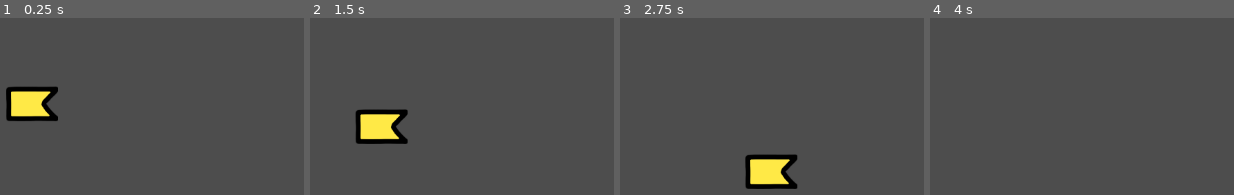
Above: before the commit, frames 1-4 (left to right).
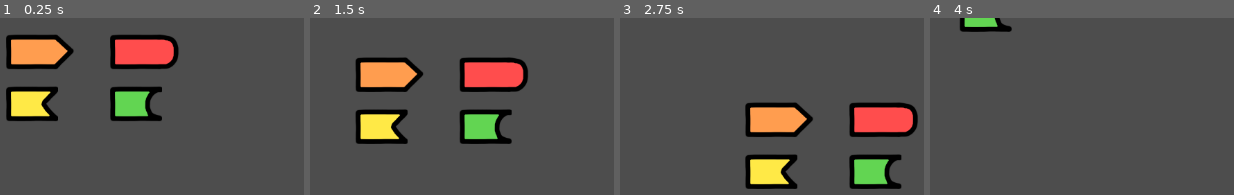
Above: after the commit, the same moments.

Repository: BoomBoomMushroom/DNA-Assembly
Game: Godot game, scene res://Scenes/MakeDNA.tscn
Two runs of this game, one before a commit and one after it. Both use one fixed random seed, a clock stepped at 60 frames per second and the inputs below.
Inputs (mouse positions are in pixels of both pictures, inside the frame that each line leads up to):
- Up to frame 1 (0.25 s): no input
- Up to frame 2 (1.5 s): tap Enter at 0.5 s; move the mouse to (outside the picture) at 0.52 s; click (outside the picture) at 0.67 s; tap Space at 1.25 s; drag from (outside the picture) to (outside the picture) at 1.27 s
- Up to frame 3 (2.75 s): tap Enter at 2 s; move the mouse to (outside the picture) at 2.02 s; click (outside the picture) at 2.17 s
- Up to frame 4 (4 s): tap Space at 2.75 s; drag from (outside the picture) to (1078, 175) at 2.77 s; tap Enter at 3.5 s; move the mouse to (outside the picture) at 3.52 s; click (outside the picture) at 3.67 s

The runs differ from the first frame. In frame 1, 11% of the frame differs, in the area x 1-59%, y 9-59%; in frame 2, 11%; in frame 3, 11%, in the area x 41-99%, y 47-97%; in frame 4, 1.2%.

Commit message:
Can spawn new bases, started w/ trashcan

Diff:
--- a/Scenes/Adenine.tscn
+++ b/Scenes/Adenine.tscn
@@ -1,14 +1,7 @@
-[gd_scene load_steps=3 format=3 uid="uid://cd1yv5vypbkt2"]
+[gd_scene load_steps=2 format=3 uid="uid://cd1yv5vypbkt2"]
 
 [ext_resource type="Texture2D" uid="uid://m6gusryslqc6" path="res://Assets/Adenine.png" id="1_yt7ok"]
-
-[sub_resource type="RectangleShape2D" id="RectangleShape2D_xw2c3"]
-size = Vector2(76, 50)
 
 [node name="Adenine" type="Sprite2D"]
 modulate = Color(1, 0.913725, 0.27451, 1)
 texture = ExtResource("1_yt7ok")
-
-[node name="CollisionShape2D" type="CollisionShape2D" parent="."]
-position = Vector2(-12, 0)
-shape = SubResource("RectangleShape2D_xw2c3")
--- a/Scenes/Cytosine.tscn
+++ b/Scenes/Cytosine.tscn
@@ -1,14 +1,7 @@
-[gd_scene load_steps=3 format=3 uid="uid://djbrqq5cwc77v"]
+[gd_scene load_steps=2 format=3 uid="uid://djbrqq5cwc77v"]
 
 [ext_resource type="Texture2D" uid="uid://c1f3i5t6hrtij" path="res://Assets/Cytosine.png" id="1_ai5m1"]
-
-[sub_resource type="RectangleShape2D" id="RectangleShape2D_ku8jc"]
-size = Vector2(76, 50)
 
 [node name="Cytosine" type="Sprite2D"]
 modulate = Color(0.384314, 0.835294, 0.321569, 1)
 texture = ExtResource("1_ai5m1")
-
-[node name="CollisionShape2D" type="CollisionShape2D" parent="."]
-position = Vector2(-12, 0)
-shape = SubResource("RectangleShape2D_ku8jc")
--- a/Scenes/Guanine.tscn
+++ b/Scenes/Guanine.tscn
@@ -1,14 +1,7 @@
-[gd_scene load_steps=3 format=3 uid="uid://c33rbj0651mm2"]
+[gd_scene load_steps=2 format=3 uid="uid://c33rbj0651mm2"]
 
 [ext_resource type="Texture2D" uid="uid://cgkg648w8cmdl" path="res://Assets/Guanine.png" id="1_1yn4n"]
-
-[sub_resource type="RectangleShape2D" id="RectangleShape2D_pulnf"]
-size = Vector2(99, 50)
 
 [node name="Guanine" type="Sprite2D"]
 modulate = Color(1, 0.303114, 0.300862, 1)
 texture = ExtResource("1_1yn4n")
-
-[node name="CollisionShape2D" type="CollisionShape2D" parent="."]
-position = Vector2(-0.5, 0)
-shape = SubResource("RectangleShape2D_pulnf")
--- a/Scenes/MakeDNA.tscn
+++ b/Scenes/MakeDNA.tscn
@@ -20,15 +20,19 @@
 [node name="AdenineSpawner" parent="." instance=ExtResource("2_6e7yd")]
 position = Vector2(-500, -200)
 script = ExtResource("3_mpajt")
+toSpawn = ExtResource("2_6e7yd")
 
 [node name="CytosineSpawner" parent="." instance=ExtResource("3_ff60v")]
-visible = false
 position = Vector2(-350, -200)
+script = ExtResource("3_mpajt")
+toSpawn = ExtResource("3_ff60v")
 
 [node name="GuanineSpawner" parent="." instance=ExtResource("4_d6ba7")]
-visible = false
 position = Vector2(-350, -275)
+script = ExtResource("3_mpajt")
+toSpawn = ExtResource("4_d6ba7")
 
 [node name="ThymineSpawner" parent="." instance=ExtResource("5_2q8en")]
-visible = false
 position = Vector2(-500, -275)
+script = ExtResource("3_mpajt")
+toSpawn = ExtResource("5_2q8en")
--- a/Scenes/Thymine.tscn
+++ b/Scenes/Thymine.tscn
@@ -1,14 +1,7 @@
-[gd_scene load_steps=3 format=3 uid="uid://bc383gbsumj8a"]
+[gd_scene load_steps=2 format=3 uid="uid://bc383gbsumj8a"]
 
 [ext_resource type="Texture2D" uid="uid://bjylci2l7dxfe" path="res://Assets/Thymine.png" id="1_qye11"]
-
-[sub_resource type="RectangleShape2D" id="RectangleShape2D_n3fqk"]
-size = Vector2(99, 50)
 
 [node name="Thymine" type="Sprite2D"]
 modulate = Color(1, 0.615686, 0.309804, 1)
 texture = ExtResource("1_qye11")
-
-[node name="CollisionShape2D" type="CollisionShape2D" parent="."]
-position = Vector2(-0.5, 0)
-shape = SubResource("RectangleShape2D_n3fqk")
--- /dev/null
+++ b/Scenes/trash_can.tscn
@@ -0,0 +1,8 @@
+[gd_scene load_steps=2 format=3 uid="uid://pey2ohhckc04"]
+
+[ext_resource type="Texture2D" uid="uid://cq2k1mxrfjq0k" path="res://Assets/Trashcan.png" id="1_cjjwt"]
+
+[node name="TrashCan" type="Node2D"]
+
+[node name="Trashcan" type="Sprite2D" parent="."]
+texture = ExtResource("1_cjjwt")
--- a/Scripts/SpawnPrefabOnClick.gd
+++ b/Scripts/SpawnPrefabOnClick.gd
@@ -1,26 +1,44 @@
 extends Node2D
 
 @onready var globals_manager = %GlobalsManager
+@onready var selfSprite: Sprite2D = $"."
 
-var collisionShape: CollisionShape2D
+@export var toSpawn: PackedScene
+
 var rect: Rect2
+var rectSize: Vector2
+var positionOffset: Vector2
+var didBlockMouse = false
+var isBlockingMouse = false
 
 # Called when the node enters the scene tree for the first time.
 func _ready():
-	collisionShape = get_child(0)
-	rect = collisionShape.shape.get_rect()
+	rectSize = selfSprite.get_rect().size
+	positionOffset = -rectSize / 2
 
 
 # Called every frame. 'delta' is the elapsed time since the previous frame.
 func _process(delta):
-	pass
+	rect = Rect2(position + positionOffset, rectSize)
 
+	if not isBlockingMouse:
+		if didBlockMouse:
+			setMouseBlock(false)
+			didBlockMouse = false
+
+func setMouseBlock(value: bool):
+	globals_manager.blockMouseFromMovingCamera = value
 
 func _unhandled_input(event):
 	if event is InputEventMouseButton and event.pressed and not event.is_echo() and event.button_index == MOUSE_BUTTON_LEFT:
-		#get_viewport_rect()
+		event.position = get_global_mouse_position()
 
-		print(rect, event.position, rect.has_point(event.position))
 		if rect.has_point(event.position):
-			print('test')
-			globals_manager.blockMouseFromMovingCamera = true
+			isBlockingMouse = true
+			didBlockMouse = true
+			setMouseBlock(true)
+
+			var child = toSpawn.instantiate()
+			add_child(child)
+		else:
+			isBlockingMouse = false
Binary file added: Assets/Trashcan.png
Not shown, added: Assets/Trashcan.png.import
